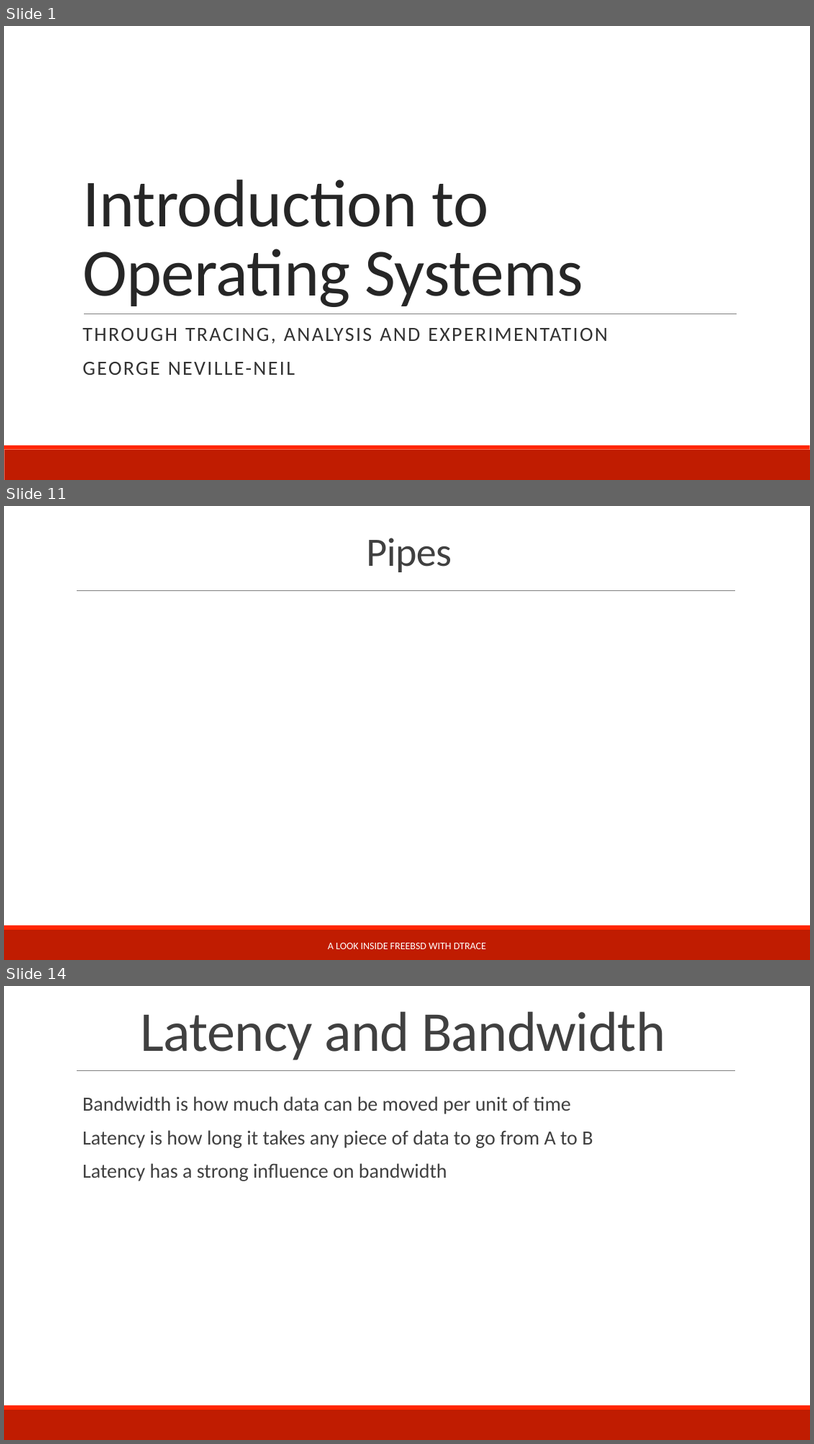
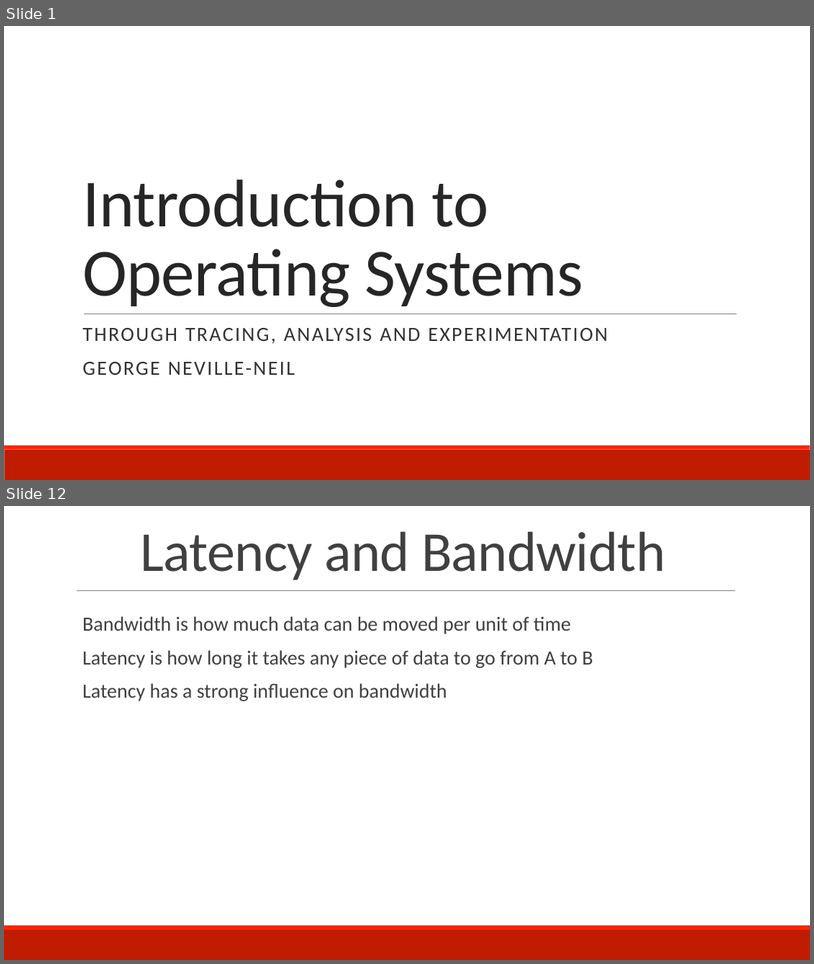
Before and after one commit to teachbsd/course, a slide deck: undergraduate/lectures/communication.pptx. Shown one above the other, each under a label of ours: slides 1, 11 and 14 before the commit, slides 1 and 12 after it; the slides between them are not shown. The pictures are 814x1444 and 814x964 pixels, drawn with LibreOffice and Linux fonts; fonts in the diff are those of the drawing; background and template pictures are left out. Boxes give left, top, right and bottom in pixels: in the first picture for what was removed or moved away, otherwise in the second. Text is boxed around its words. In the diff, an @@ line names an element or a change of style, - is before the commit and + after.

```diff
--- a/undergraduate/lectures/communication.pptx
+++ b/undergraduate/lectures/communication.pptx
@@ slide 11 removed at [4, 506, 810, 960], background #FFFFFF; not listed: 3 template elements that a slide beside it also shows @@
@@ title removed at [366, 538, 452, 572] @@
-Pipes
@@ text removed at [328, 942, 486, 949] @@
-A LOOK INSIDE FREEBSD WITH DTRACE
@@ what was slide 14 is now slide 12 @@
```
Also in this commit, not shown: 21 slides changed, 8 slides added, 12 other slides removed.
